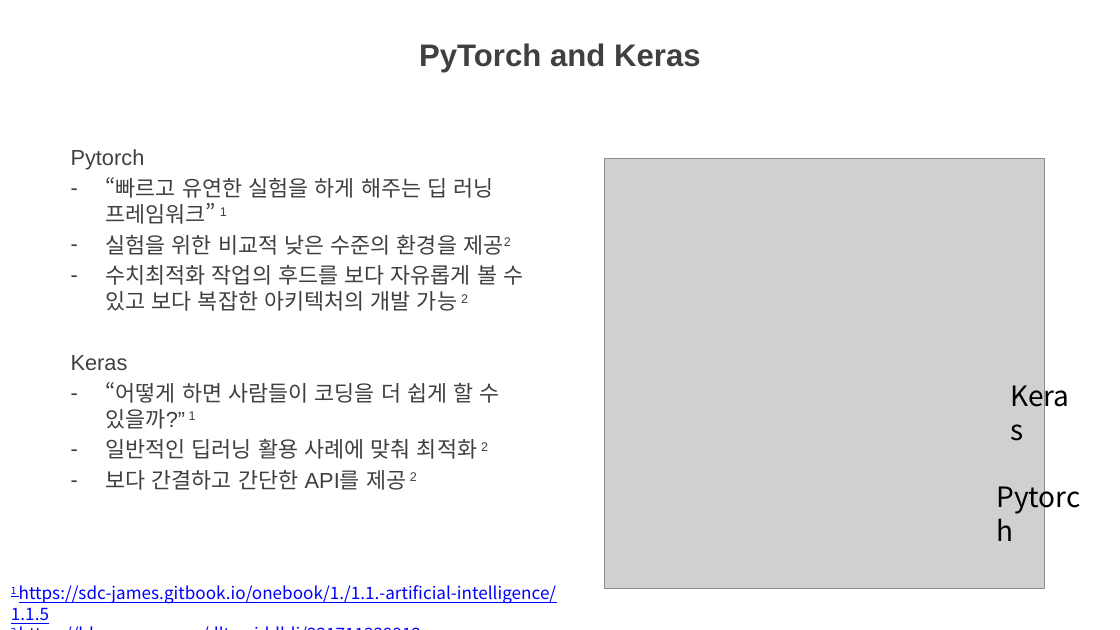
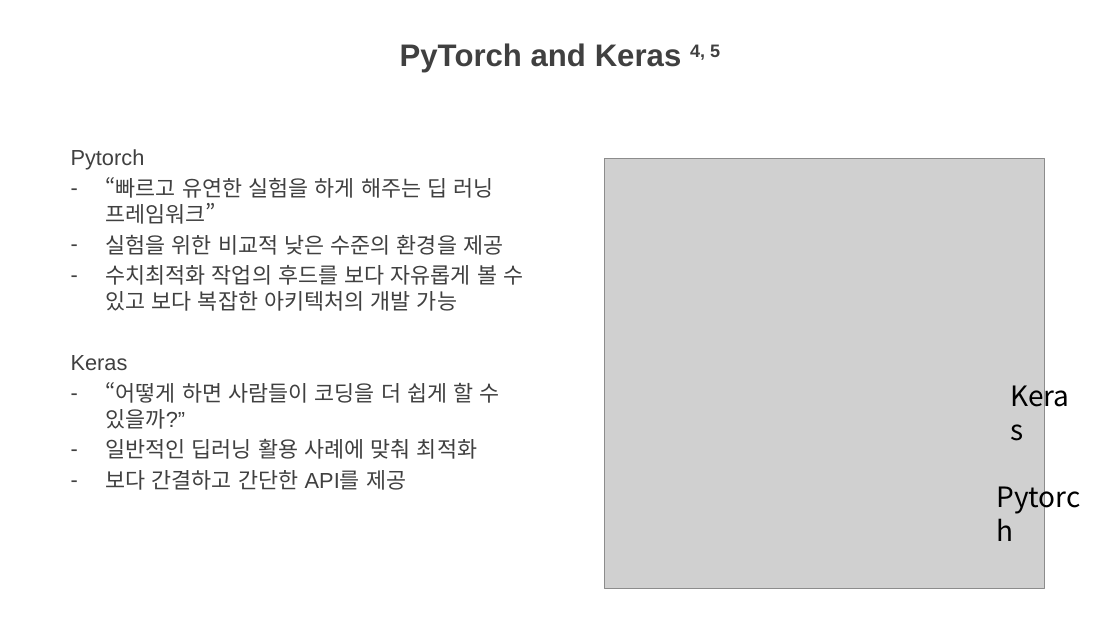
Before and after one commit to hana-dool/Keras, a slide deck: slide 5 of Week 2/Keras 중간발표.pptx (slide 4 before the commit). Drawn at 1120x630 pixels with LibreOffice and Linux fonts; fonts in the diff are those of the drawing; grey boxes stand for pictures; background and template pictures are left out. Boxes give left, top, right and bottom in pixels: in the first picture for what was removed or moved away, otherwise in the second. Text is boxed around its words. In the diff, an @@ line names an element or a change of style, - is before the commit and + after.

```diff
--- a/Week 2/Keras 중간발표.pptx
+++ b/Week 2/Keras 중간발표.pptx
@@ title at (x1=400, y1=43, x2=720, y2=72): text changed @@
-PyTorch and Keras
+PyTorch and Keras 4, 5
@@ text at (x1=106, y1=177, x2=523, y2=311): text changed @@
-– “빠르고 유연한 실험을 하게 해주는 딥 러닝 프레임워크” 1
-– 실험을 위한 비교적 낮은 수준의 환경을 제공2
-– 수치최적화 작업의 후드를 보다 자유롭게 볼 수 있고 보다 복잡한 아키텍처의 개발 가능 2
+– “빠르고 유연한 실험을 하게 해주는 딥 러닝 프레임워크”
+– 실험을 위한 비교적 낮은 수준의 환경을 제공
+– 수치최적화 작업의 후드를 보다 자유롭게 볼 수 있고 보다 복잡한 아키텍처의 개발 가능
@@ text at (x1=106, y1=382, x2=500, y2=490): text changed @@
-– “어떻게 하면 사람들이 코딩을 더 쉽게 할 수 있을까?” 1
-– 일반적인 딥러닝 활용 사례에 맞춰 최적화 2
-– 보다 간결하고 간단한 API를 제공 2
+– “어떻게 하면 사람들이 코딩을 더 쉽게 할 수 있을까?”
+– 일반적인 딥러닝 활용 사례에 맞춰 최적화
+– 보다 간결하고 간단한 API를 제공
@@ text removed at (x1=11, y1=585, x2=556, y2=624) @@
-1 https://sdc-james.gitbook.io/onebook/1./1.1.-artificial-intelligence/1.1.5
-2 https://blog.naver.com/dltnwjddldi/221711339912
```
Also in this commit, not shown: 1 other slide changed, 4 slides added, 1 slide removed.
